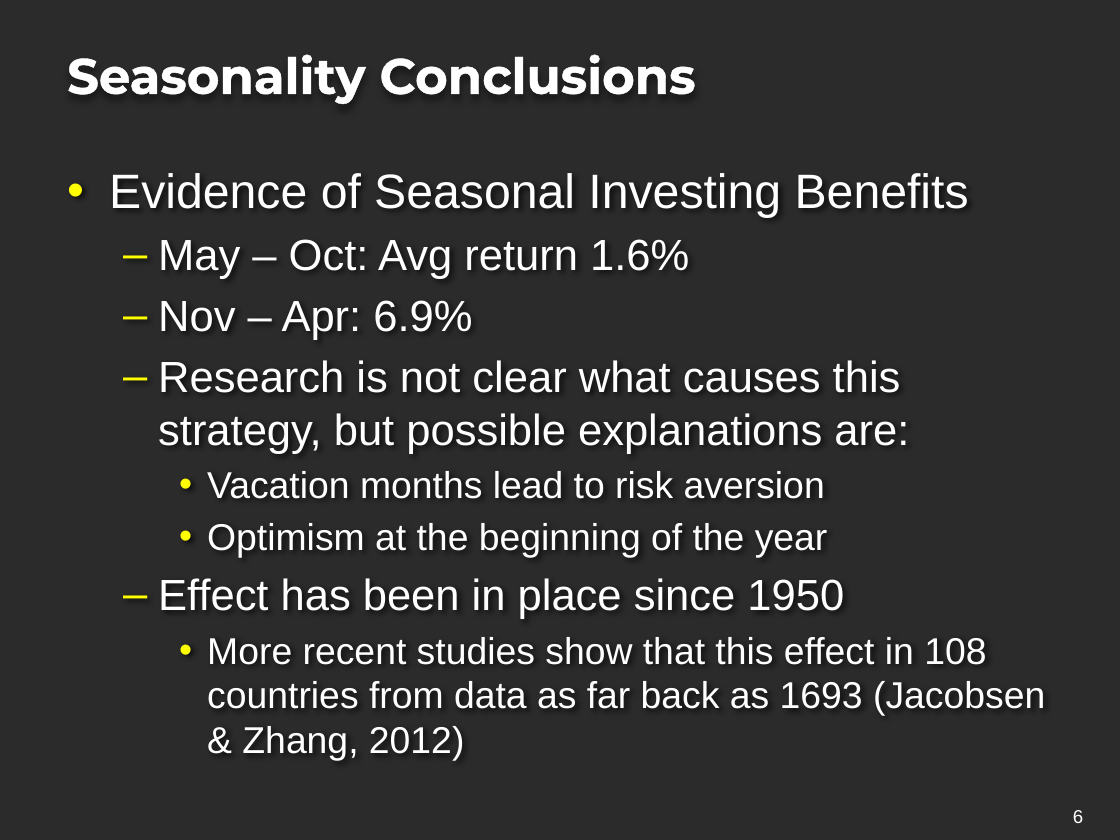
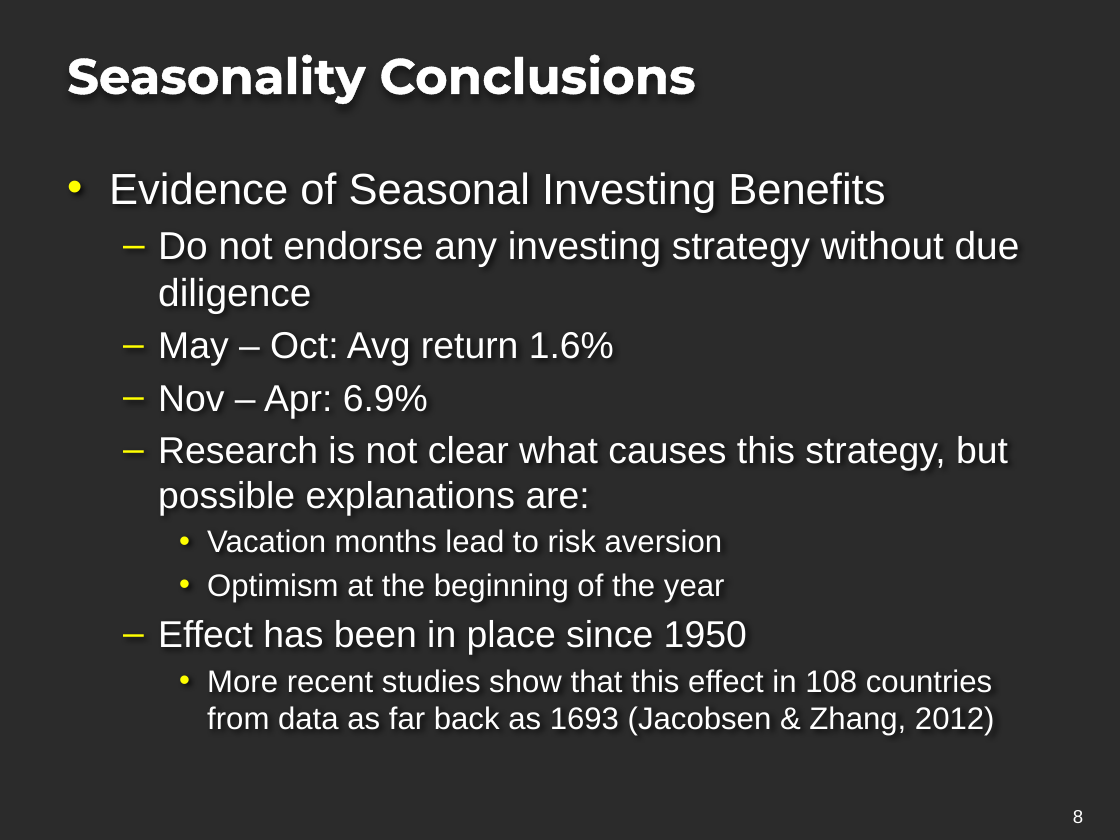
Before and after one commit to projectoneda/projectone, a slide deck: slide 9 of Portfolio Strategy Project.pptx (slide 7 before the commit). Drawn at 1120x840 pixels with LibreOffice and Linux fonts; fonts in the diff are those of the drawing; background and template pictures are left out; a plain dark background stands for a picture behind light text. Boxes give left, top, right and bottom in pixels: in the first picture for what was removed or moved away, otherwise in the second. Text is boxed around its words. In the diff, an @@ line names an element or a change of style, - is before the commit and + after.

```diff
--- a/Portfolio Strategy Project.pptx
+++ b/Portfolio Strategy Project.pptx
@@ text at (109,172,1008,735): size 31 to 28 pt in "Evidence of Seasonal Investing Benefits"; size 28 to 24 pt in "May – Oct: Avg return 1.6%", "Nov – Apr: 6.9%", "Research is not clear what causes this ...", "Effect has been in place since 1950"; size 24 to 20 pt in "Vacation months lead to risk aversion", "Optimism at the beginning of the year", "More recent studies show that this effect ..." @@
@@ text at (158,231,1020,313): paragraph added @@
+  – Do not endorse any investing strategy without due diligence
```
Also in this commit, not shown: 1 other slide changed, 2 slides added.
